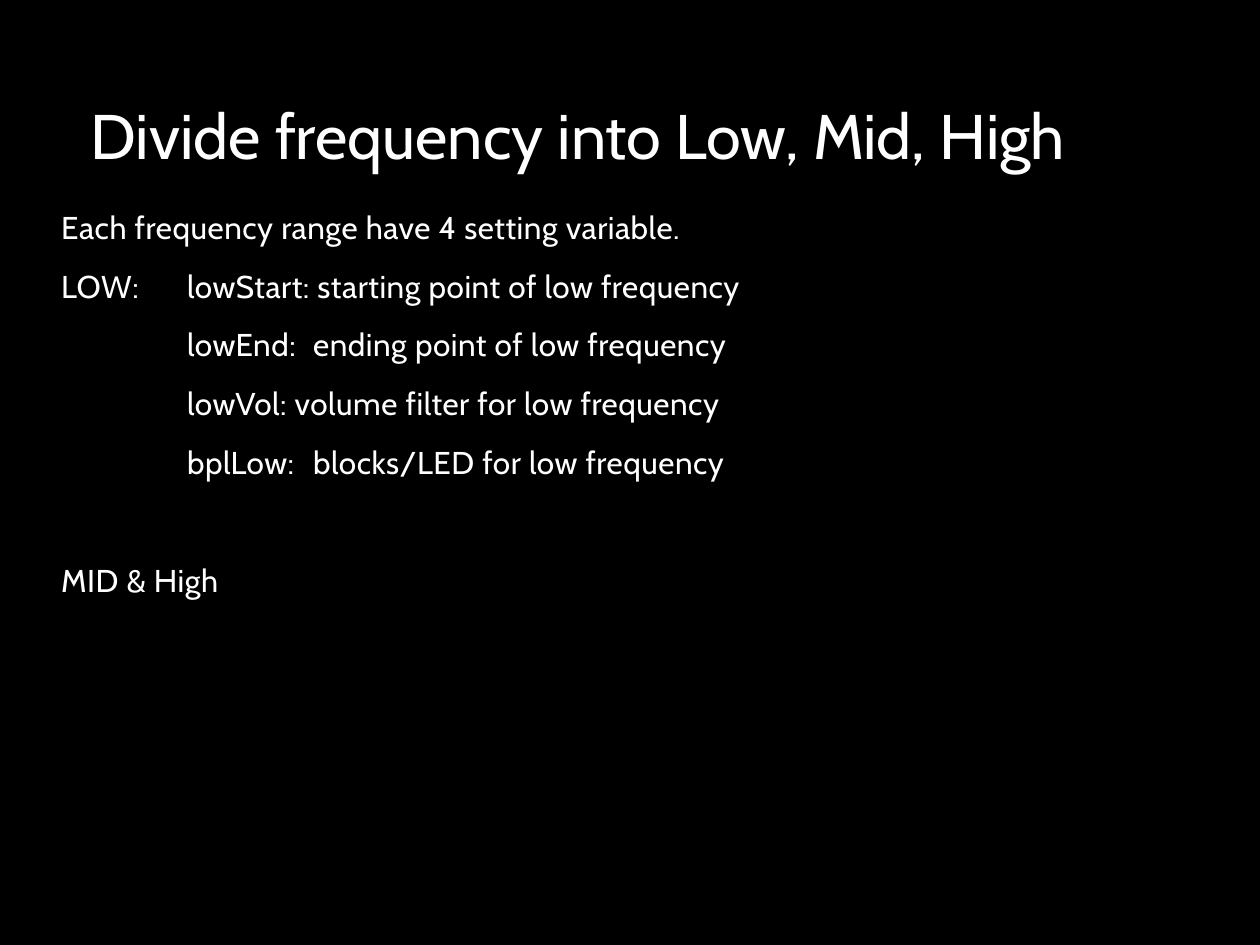
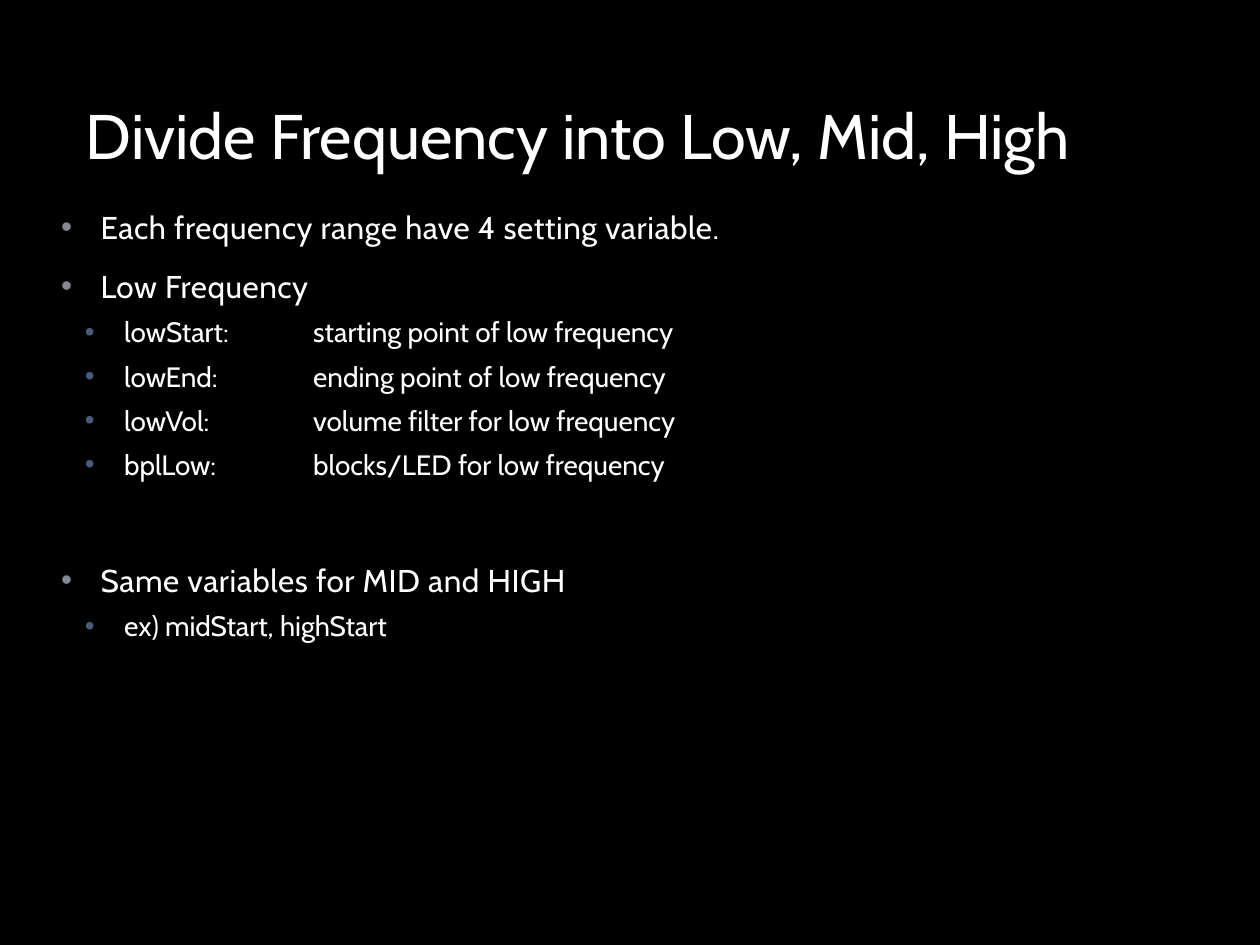
Before and after one commit to jjliang/5x5x5LEDCubeArduino, a slide deck: slide 17 of 5x5x5 LED Cube.pptx (slide 15 before the commit). Drawn at 1260x945 pixels with LibreOffice and Linux fonts; fonts in the diff are those of the drawing; background and template pictures are left out. Boxes give left, top, right and bottom in pixels: in the first picture for what was removed or moved away, otherwise in the second. Text is boxed around its words. In the diff, an @@ line names an element or a change of style, - is before the commit and + after.

Commit message:
Updated Power Point
Add one slide (Variables for FFT)
Edit some of the slides.
Add pictures

```diff
--- a/5x5x5 LED Cube.pptx
+++ b/5x5x5 LED Cube.pptx
@@ title at box(86, 111, 1069, 174): text changed @@
-Divide frequency into Low, Mid, High
+Divide Frequency into Low, Mid, High
@@ text at box(101, 215, 719, 481): size 18 to 16 pt, letter spacing 0.3 to 0 pt in "lowEnd: ending point of low frequency", "lowVol: volume filter for low frequency", "bplLow: blocks/LED for low frequency"; bullet none to •; list level 1 to 2 in "lowEnd: ending point of low ..."; list level 1 to 2 in "lowVol: volume filter for low ..."; list level 1 to 2 in "bplLow: blocks/LED for low frequency" @@
@@ text at box(101, 276, 673, 349): text changed; size 18 to 16 pt @@
-LOW: lowStart: starting point of low frequency
+• Low Frequency
+  • lowStart: starting point of low frequency
@@ text at box(101, 568, 566, 643): text changed @@
-MID & High
+• Same variables for MID and HIGH
+  • ex) midStart, highStart
```
Also in this commit, not shown: 4 other slides changed, 2 slides added.
